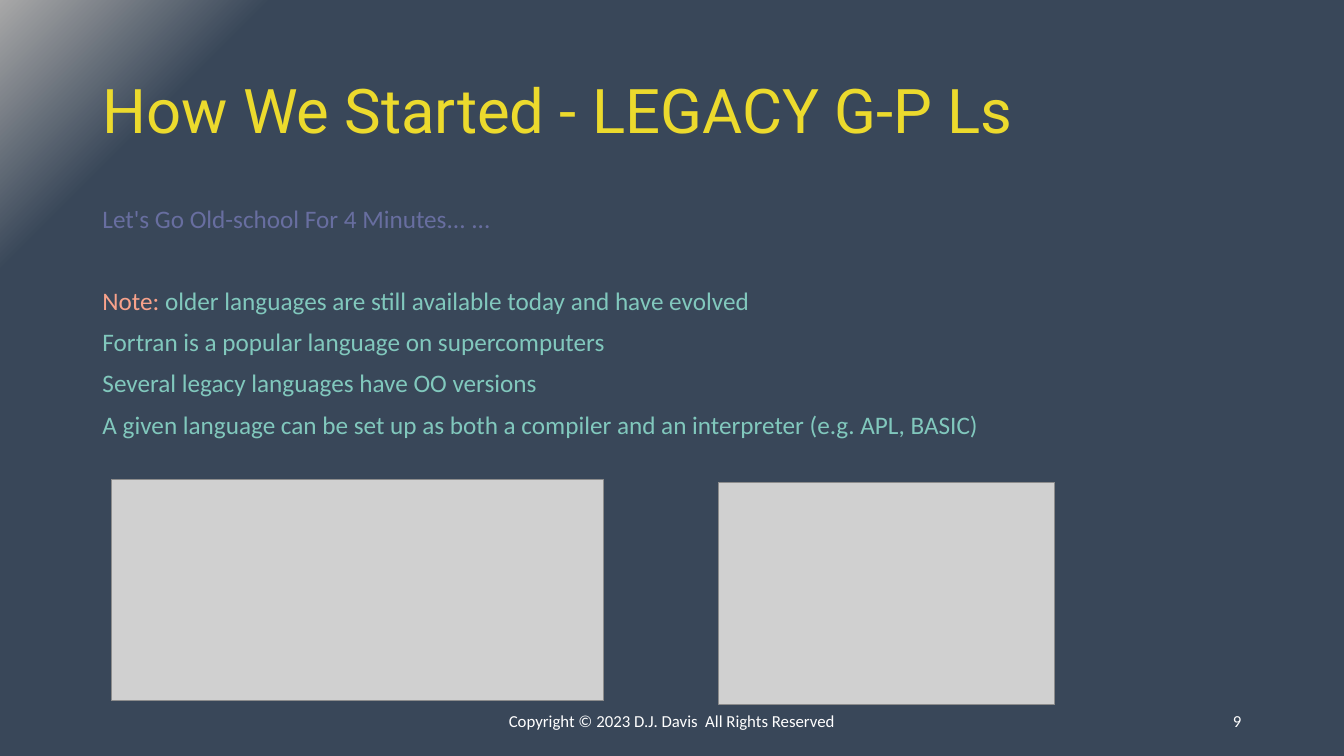
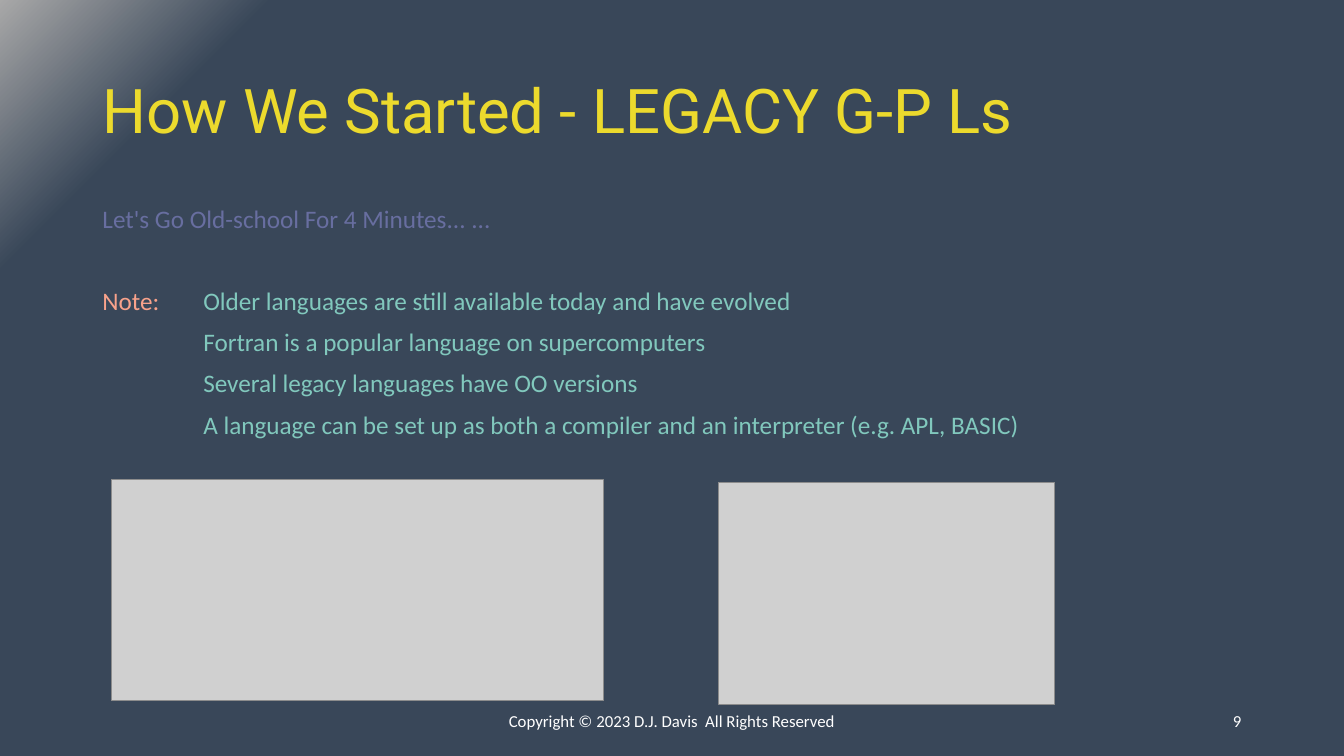
Before and after one commit to ipv3/DC31-BIC, a slide deck: slide 9 of Presentation.pptx. Drawn at 1344x756 pixels with LibreOffice and Linux fonts; fonts in the diff are those of the drawing; grey boxes stand for pictures. Boxes give left, top, right and bottom in pixels: in the first picture for what was removed or moved away, otherwise in the second. Text is boxed around its words. In the diff, an @@ line names an element or a change of style, - is before the commit and + after.

```diff
--- a/Presentation.pptx
+++ b/Presentation.pptx
@@ text at bbox=[102, 292, 791, 314]: text changed @@
-Note: older languages are still available today and have evolved
+Note: Older languages are still available today and have evolved
@@ text at bbox=[203, 416, 1018, 438]: text changed @@
-A given language can be set up as both a compiler and an interpreter (e.g. APL, BASIC)
+A language can be set up as both a compiler and an interpreter (e.g. APL, BASIC)
```
Also in this commit, not shown: 9 other slides changed.
